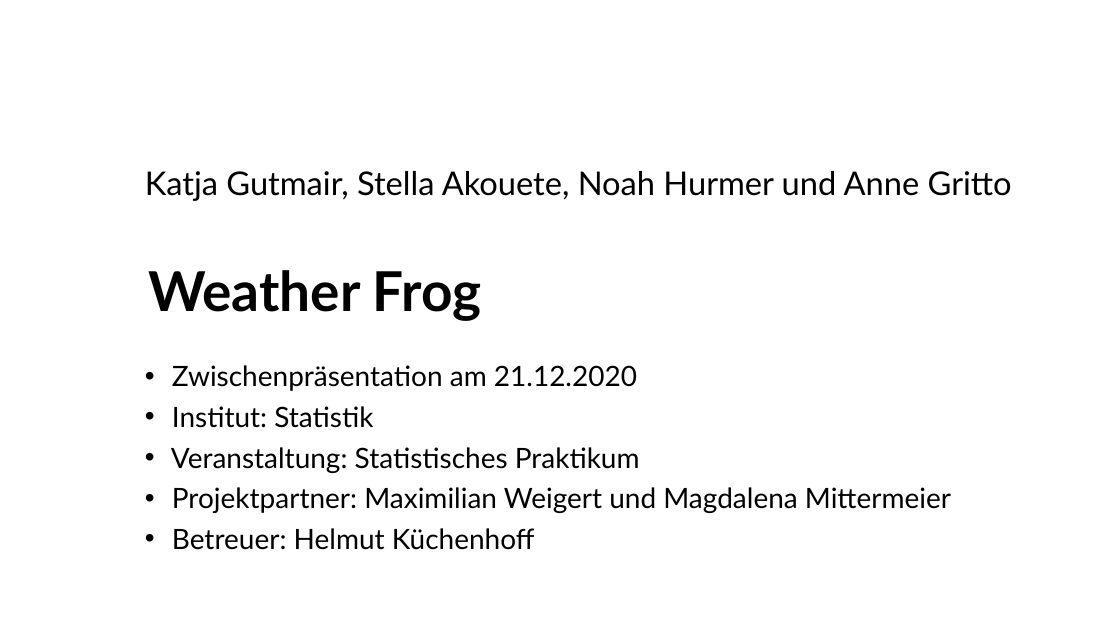
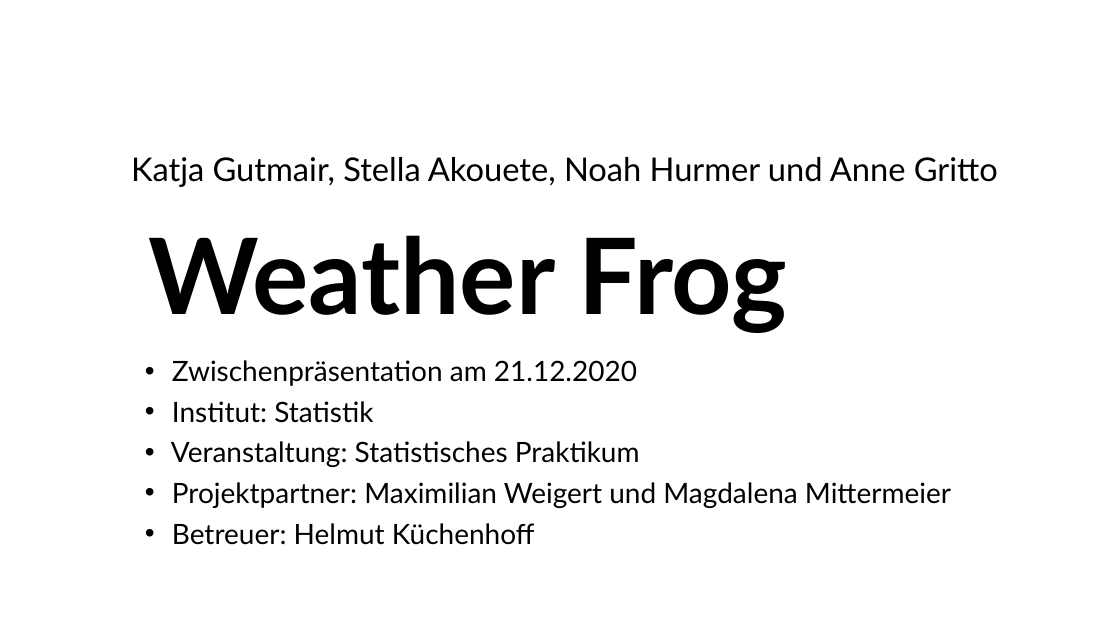
Before and after one commit to minimops/weatherFrog, a slide deck: slide 1 of ppt/Zwischenpraesentation_v1.1.pptx. Drawn at 1120x630 pixels with LibreOffice and Linux fonts; fonts in the diff are those of the drawing; background and template pictures are left out. Boxes give left, top, right and bottom in pixels: in the first picture for what was removed or moved away, otherwise in the second. Text is boxed around its words. In the diff, an @@ line names an element or a change of style, - is before the commit and + after.

Commit message:
zwischenpräsentation weitergemacht

```diff
--- a/ppt/Zwischenpraesentation_v1.1.pptx
+++ b/ppt/Zwischenpraesentation_v1.1.pptx
@@ text "Katja Gutmair, Stella Akouete, Noah ...": place and size @@
-text "Katja Gutmair, Stella Akouete, Noah ..." at bbox=[145, 171, 1012, 201]
+text "Katja Gutmair, Stella Akouete, Noah ..." at bbox=[131, 157, 998, 187]
@@ text "Weather Frog": place and size @@
-text "Weather Frog" at bbox=[148, 270, 482, 321]
+text "Weather Frog" at bbox=[148, 235, 788, 333]
@@ text "Weather Frog" at bbox=[148, 235, 788, 333]: size 47 to 90.2 pt @@
@@ text "Zwischenpräsentation am 21.12.2020": place and size @@
-text "Zwischenpräsentation am 21.12.2020" at bbox=[171, 365, 951, 550]
+text "Zwischenpräsentation am 21.12.2020" at bbox=[171, 360, 951, 545]
```
Also in this commit, not shown: 11 other slides changed, 2 slides added.
